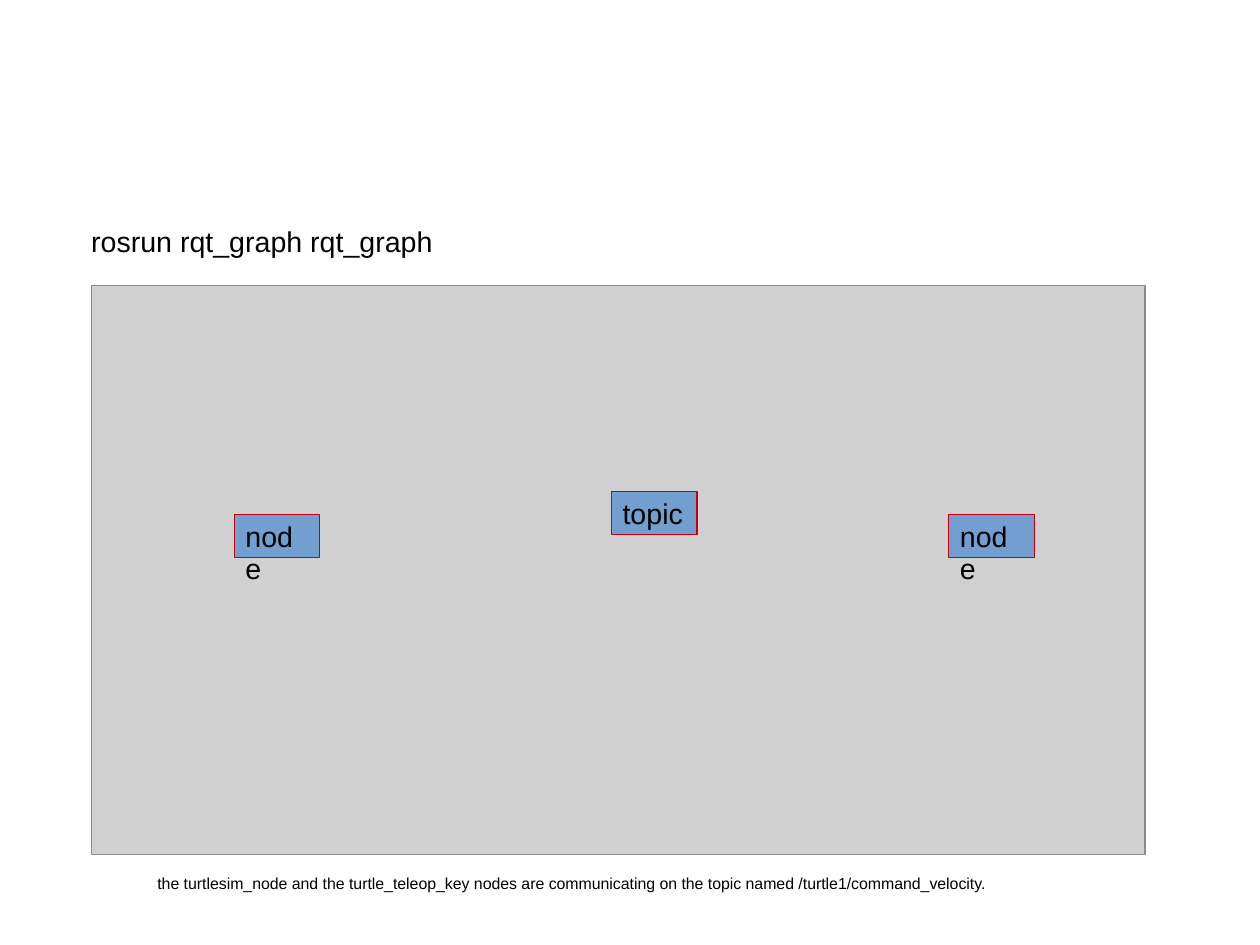
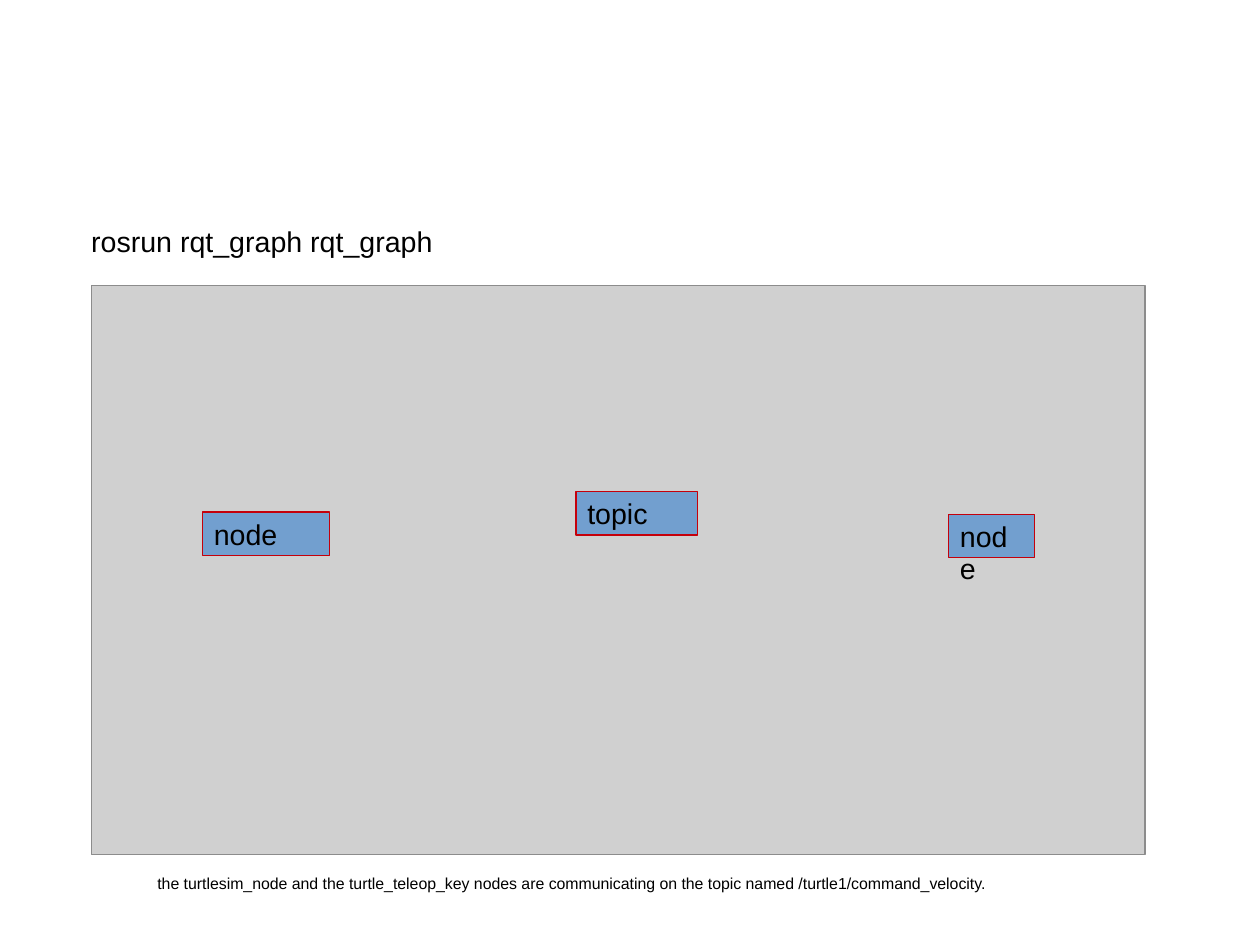
Before and after one commit to usedtolove/ros-study, a slide deck: slide 4 of docs/1.Beginner/ros02-topic.ppt. Drawn at 1260x945 pixels with LibreOffice and Linux fonts; fonts in the diff are those of the drawing; grey boxes stand for pictures. Boxes give left, top, right and bottom in pixels: in the first picture for what was removed or moved away, otherwise in the second. Text is boxed around its words. In the diff, an @@ line names an element or a change of style, - is before the commit and + after.

```diff
--- a/docs/1.Beginner/ros02-topic.ppt
+++ b/docs/1.Beginner/ros02-topic.ppt
@@ rectangle "topic" resized from (x1=612, y1=492, x2=697, y2=535) to (x1=576, y1=492, x2=697, y2=535) @@
@@ rectangle "node" resized from (x1=234, y1=515, x2=320, y2=558) to (x1=202, y1=512, x2=329, y2=556) @@
```
Also in this commit, not shown: 2 other slides changed, 2 other files.
